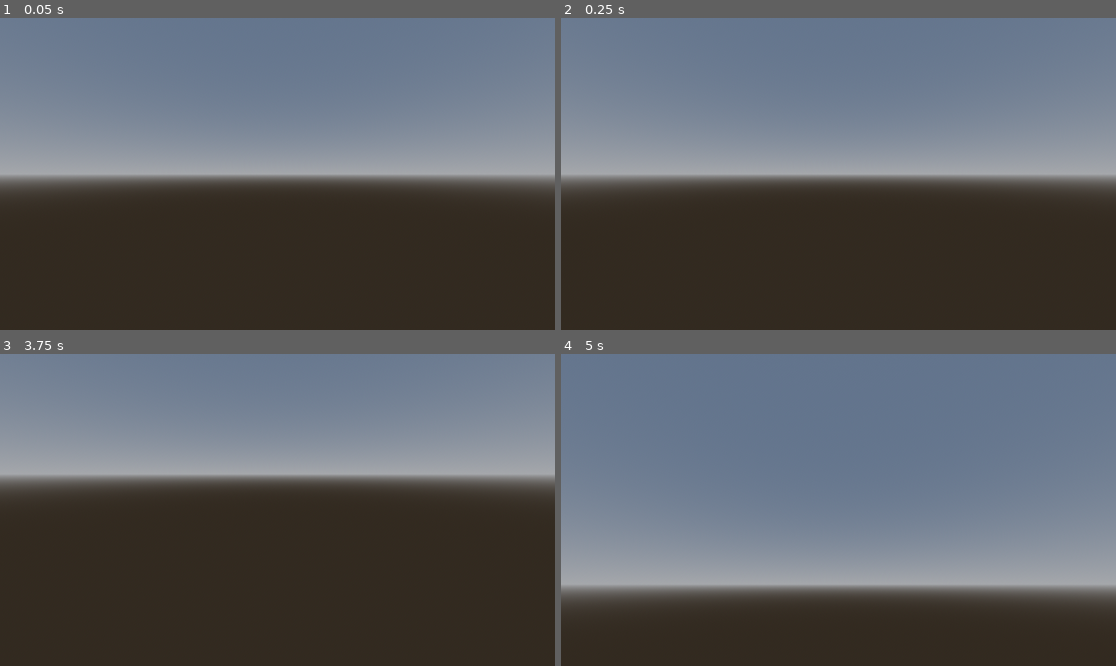
Above: before the commit, frames 1-4 (two rows, left to right).
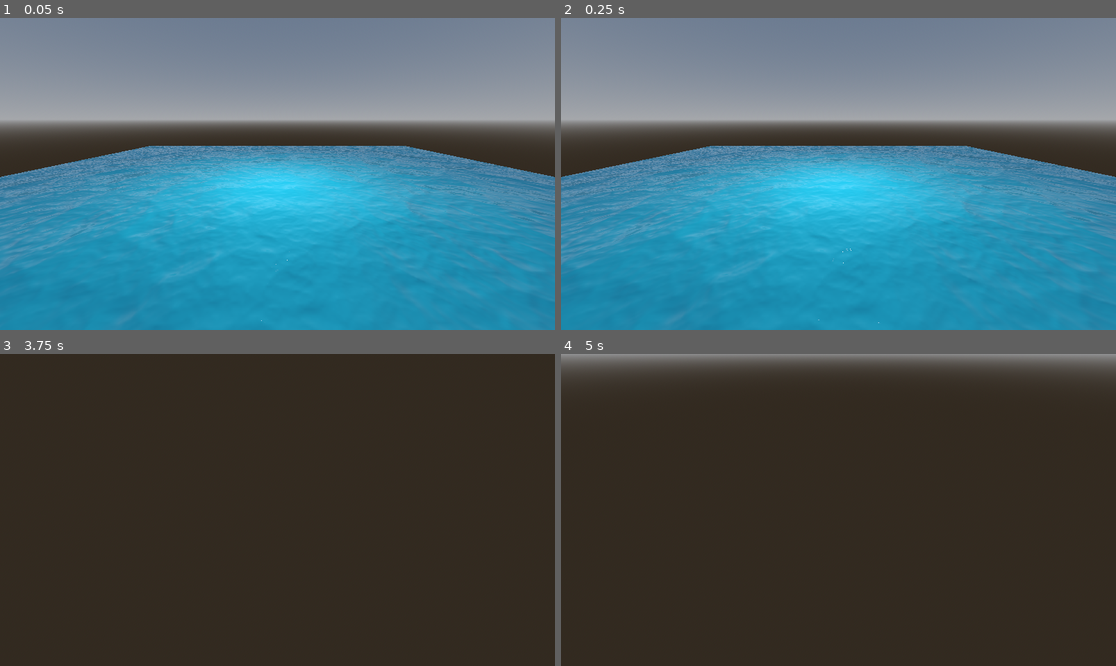
Above: after the commit, the same moments.

Repository: hperantunes/spatial-shaders-starter-project
Game: Godot game, scene res://scenes/spatial_shaders.tscn
The game is run twice, just before and just after one commit, with the same random seed, the same clock (stepped at 60 frames per second) and the same inputs. The engine's default icon, where the game draws it, is replaced by a stand-in: a white triangle on a blue panel in a dark square.
Inputs (mouse positions are in pixels of both pictures, inside the frame that each line leads up to):
- Up to frame 1 (0.05 s): no input
- Up to frame 2 (0.25 s): no input
- Up to frame 3 (3.75 s): tap Enter at 0.5, 2.75 s; move the mouse to (399, 494) at 0.52 s; hold D (move_right) 0.53-1.28 s; hold Right mouse button (camera_move_mode) 0.53-1.28 s; click (399, 494) at 0.67 s; tap Shift (camera_speed_up) at 0.8, 1.35 s; move the mouse to (249, 510) at 1.27 s; hold W (move_forward) 1.28-2.03 s; tap Q at 1.55, 2.1 s; tap Space at 2, 3.5 s; move the mouse to (333, 441) at 2.02 s; hold D (move_right) 2.03-2.75 s; click (333, 441) at 2.17 s; tap E at 2.3 s; drag from (249, 572) to (111, 463) at 2.77 s; move the mouse to (444, 556) at 3.52 s; hold A (move_left) from 3.53 s (still down); hold Right mouse button (camera_move_mode) from 3.53 s (still down); click (444, 556) at 3.67 s
- Up to frame 4 (5 s): tap Shift (camera_speed_up) at 3.8, 4.35 s; tap Enter at 4.25 s; move the mouse to (794, 506) at 4.27 s; release A (move_left) at 4.28 s; release Right mouse button (camera_move_mode) at 4.28 s; hold W (move_forward) from 4.28 s (still down); tap Q at 4.55 s

The runs differ from the first frame. In frame 1, 78% of the frame differs, in the area x 0-100%, y 20-100%; in frame 2, 78%; in frame 3, 43%; in frame 4, 79%, in the area x 0-100%, y 0-81%.

Commit message:
Update camera script

Diff:
--- a/project.godot
+++ b/project.godot
@@ -14,6 +14,10 @@
 run/main_scene="res://scenes/spatial_shaders.tscn"
 config/features=PackedStringArray("4.2", "Forward Plus")
 config/icon="res://icon.svg"
+
+[dotnet]
+
+project/assembly_name="Spatial Shaders"
 
 [input]
 
--- a/scenes/camera_controller.tscn
+++ /dev/null
@@ -1,9 +0,0 @@
-[gd_scene load_steps=2 format=3 uid="uid://twg0tri4g6hr"]
-
-[ext_resource type="Script" path="res://scripts/camera_controller.gd" id="1_wkhed"]
-
-[node name="CameraController" type="Node3D"]
-script = ExtResource("1_wkhed")
-
-[node name="Camera3D" type="Camera3D" parent="."]
-current = true
--- a/scenes/spatial_shaders.tscn
+++ b/scenes/spatial_shaders.tscn
@@ -1,7 +1,7 @@
 [gd_scene load_steps=29 format=3 uid="uid://lg3n8vkn5qi4"]
 
 [ext_resource type="Script" path="res://scripts/spatial_shaders.gd" id="1_db346"]
-[ext_resource type="PackedScene" uid="uid://twg0tri4g6hr" path="res://scenes/camera_controller.tscn" id="1_p4cbf"]
+[ext_resource type="Script" path="res://scripts/camera_controller.gd" id="2_a7nni"]
 [ext_resource type="Shader" path="res://shaders/spatial_shaders.gdshader" id="3_j0anp"]
 [ext_resource type="Texture2D" uid="uid://dq50v6s4drwd1" path="res://icon.svg" id="4_5jbie"]
 [ext_resource type="Shader" path="res://shaders/pbr.gdshader" id="5_agl3f"]
@@ -109,8 +109,9 @@
 [node name="OmniLight3D" type="OmniLight3D" parent="."]
 transform = Transform3D(1, 0, 0, 0, 1, 0, 0, 0, 1, 0, 1.5, 0)
 
-[node name="CameraController" parent="." instance=ExtResource("1_p4cbf")]
-transform = Transform3D(1, 0, 0, 0, 1, 0, 0, 0, 1, 0, 0, 2.85299)
+[node name="Camera3D" type="Camera3D" parent="."]
+transform = Transform3D(1, 0, 0, 0, 0.965926, 0.258819, 0, -0.258819, 0.965926, 0, 1, 3)
+script = ExtResource("2_a7nni")
 
 [node name="SphereExample" type="MeshInstance3D" parent="."]
 transform = Transform3D(-1, 0, -8.74228e-08, 0, 1, 0, 8.74228e-08, 0, -1, 0, 0, 0)
--- a/scripts/camera_controller.gd
+++ b/scripts/camera_controller.gd
@@ -1,39 +1,123 @@
-extends Node3D
+class_name FreeLookCamera
+extends Camera3D
 
-@export_range(1.0, 10.0) var move_speed: float = 2
-@export_range(0.001, 0.02) var lookaround_speed: float = 0.005
+# Modifier keys' speed multiplier
+const SHIFT_MULTIPLIER = 2.5
+const ALT_MULTIPLIER = 1.0 / SHIFT_MULTIPLIER
 
-var right_button_down = false
-var camera_rotation := Vector2.ZERO
+@export_range(0.0, 1.0) var sensitivity = 0.25
 
-func _process(delta):
-	if Input.is_action_just_pressed("camera_move_mode"):
-		Input.mouse_mode = Input.MOUSE_MODE_CAPTURED
-	if Input.is_action_just_released("camera_move_mode"):
-		Input.mouse_mode = Input.MOUSE_MODE_VISIBLE
+@onready var label_esc = $VFlowContainer2/LabelEsc
+@onready var label_controls = $VFlowContainer2/LabelControls
 
-	if Input.is_action_just_pressed("camera_speed_up"):
-		move_speed = 4
-	if Input.is_action_just_released("camera_speed_up"):
-		move_speed = 2
+var is_label_esc_visible: bool = true
 
-	if Input.is_action_pressed("camera_move_mode"):
-		if Input.is_action_pressed("move_forward"):
-			translate(Vector3.FORWARD * delta * move_speed)
-		if Input.is_action_pressed("move_backward"):
-			translate(Vector3.BACK * delta * move_speed)
-		if Input.is_action_pressed("move_left"):
-			translate(Vector3.LEFT * delta * move_speed)
-		if Input.is_action_pressed("move_right"):
-			translate(Vector3.RIGHT * delta * move_speed)
+# Mouse state
+var _mouse_position = Vector2(0.0, 0.0)
+var _total_pitch = 0.0
+
+# Movement state
+var _direction = Vector3(0.0, 0.0, 0.0)
+var _velocity = Vector3(0.0, 0.0, 0.0)
+var _acceleration = 30
+var _deceleration = -10
+var _vel_multiplier = 12
+
+# Keyboard state
+var _w = false
+var _s = false
+var _a = false
+var _d = false
+var _q = false
+var _e = false
+var _shift = false
+var _alt = false
+
 
 func _input(event):
+	# Receives mouse motion
+	if event is InputEventMouseMotion:
+		_mouse_position = event.relative
+
+	# Receives mouse button input
 	if event is InputEventMouseButton:
-		if event.button_index == MOUSE_BUTTON_RIGHT:
-			right_button_down = event.pressed
-	if event is InputEventMouseMotion:
-		if right_button_down == true:
-			camera_rotation += event.relative * lookaround_speed * -1.0
-			transform.basis = Basis() # Reset
-			rotate_object_local(Vector3(0, 1, 0), camera_rotation.x) # Rotate in Y
-			rotate_object_local(Vector3(1, 0, 0), camera_rotation.y) # Rotate in X
+		match event.button_index:
+			MOUSE_BUTTON_RIGHT: # Only allows rotation if right click down
+				Input.set_mouse_mode(Input.MOUSE_MODE_CAPTURED if event.pressed else Input.MOUSE_MODE_VISIBLE)
+			MOUSE_BUTTON_WHEEL_UP: # Increases max velocity
+				_vel_multiplier = clamp(_vel_multiplier * 1.1, 0.2, 20)
+			MOUSE_BUTTON_WHEEL_DOWN: # Decereases max velocity
+				_vel_multiplier = clamp(_vel_multiplier / 1.1, 0.2, 20)
+
+	# Receives key input
+	if event is InputEventKey:
+		match event.keycode:
+			KEY_W:
+				_w = event.pressed
+			KEY_S:
+				_s = event.pressed
+			KEY_A:
+				_a = event.pressed
+			KEY_D:
+				_d = event.pressed
+			KEY_Q:
+				_q = event.pressed
+			KEY_E:
+				_e = event.pressed
+
+
+# Updates mouselook and movement every frame
+func _process(delta):
+	_update_mouselook()
+	_update_movement(delta)
+	if Input.is_action_just_pressed("ui_cancel"):
+		is_label_esc_visible = not is_label_esc_visible
+		label_esc.visible = is_label_esc_visible
+		label_controls.visible = not is_label_esc_visible
+
+
+# Updates camera movement
+func _update_movement(delta):
+	# Computes desired direction from key states
+	_direction = Vector3((_d as float) - (_a as float),
+						(_e as float) - (_q as float),
+						(_s as float) - (_w as float))
+
+	# Computes the change in velocity due to desired direction and "drag"
+	# The "drag" is a constant acceleration on the camera to bring it's velocity to 0
+	var offset = _direction.normalized() * _acceleration * _vel_multiplier * delta \
+		+ _velocity.normalized() * _deceleration * _vel_multiplier * delta
+
+	# Compute modifiers' speed multiplier
+	var speed_multi = 1
+	if _shift: speed_multi *= SHIFT_MULTIPLIER
+	if _alt: speed_multi *= ALT_MULTIPLIER
+
+	# Checks if we should bother translating the camera
+	if _direction == Vector3.ZERO and offset.length_squared() > _velocity.length_squared():
+		# Sets the velocity to 0 to prevent jittering due to imperfect deceleration
+		_velocity = Vector3.ZERO
+	else:
+		# Clamps speed to stay within maximum value (_vel_multiplier)
+		_velocity.x = clamp(_velocity.x + offset.x, -_vel_multiplier, _vel_multiplier)
+		_velocity.y = clamp(_velocity.y + offset.y, -_vel_multiplier, _vel_multiplier)
+		_velocity.z = clamp(_velocity.z + offset.z, -_vel_multiplier, _vel_multiplier)
+
+		translate(_velocity * delta * speed_multi)
+
+
+# Updates mouse look
+func _update_mouselook():
+	# Only rotates mouse if the mouse is captured
+	if Input.get_mouse_mode() == Input.MOUSE_MODE_CAPTURED:
+		_mouse_position *= sensitivity
+		var yaw = _mouse_position.x
+		var pitch = _mouse_position.y
+		_mouse_position = Vector2(0, 0)
+
+		# Prevents looking up/down too far
+		pitch = clamp(pitch, -90 - _total_pitch, 90 - _total_pitch)
+		_total_pitch += pitch
+
+		rotate_y(deg_to_rad(-yaw))
+		rotate_object_local(Vector3(1,0,0), deg_to_rad(-pitch))
